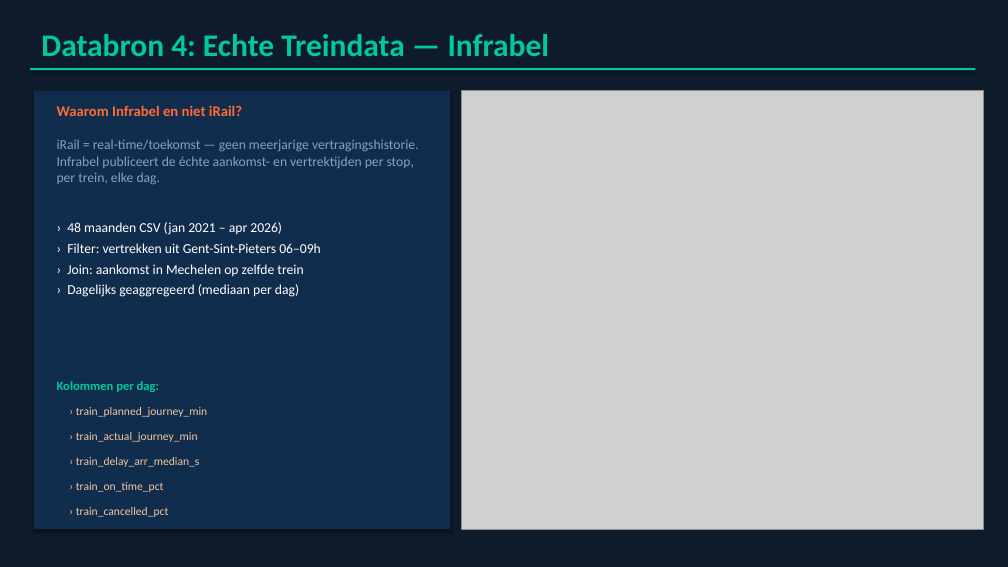
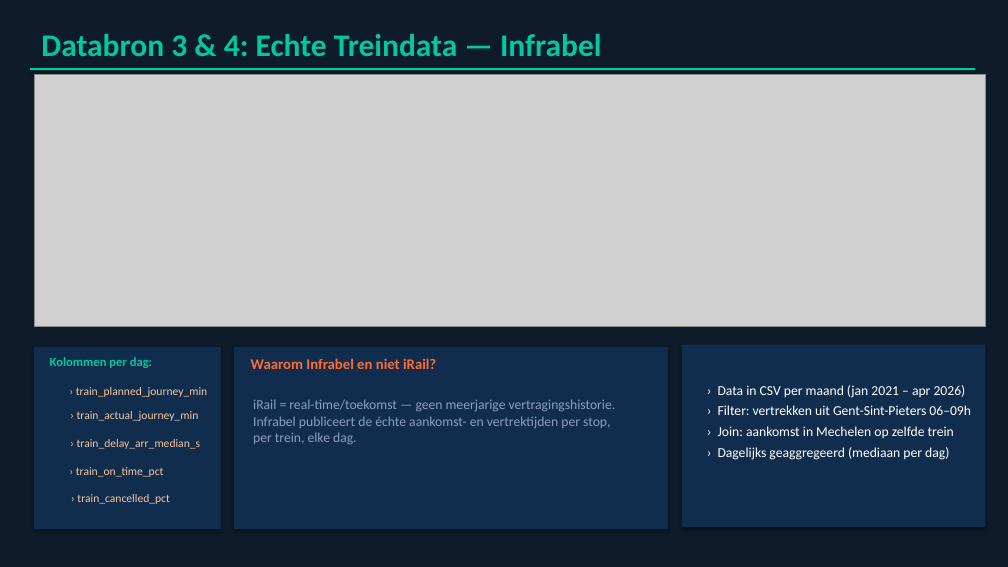
Before and after one commit to MaximeMylle/trafic_forecast_datascience, a slide deck: slide 9 of Gent_Mechelen_Presentatie.pptx (slide 8 before the commit). Drawn at 1008x567 pixels with LibreOffice and Linux fonts; fonts in the diff are those of the drawing; grey boxes stand for pictures. Boxes give left, top, right and bottom in pixels: in the first picture for what was removed or moved away, otherwise in the second. Text is boxed around its words. In the diff, an @@ line names an element or a change of style, - is before the commit and + after.

Commit message:
JDH

```diff
--- a/Gent_Mechelen_Presentatie.pptx
+++ b/Gent_Mechelen_Presentatie.pptx
@@ text at (41,34,602,56): text changed @@
-Databron 4: Echte Treindata — Infrabel
+Databron 3 & 4: Echte Treindata — Infrabel
@@ picture added at (34,74,985,326) @@
@@ picture removed at (461,91,983,529) @@
@@ rectangle: place and size @@
-rectangle at (34,91,450,529)
+rectangle at (34,347,221,529)
@@ text "Kolommen per dag:": place and size @@
-text "Kolommen per dag:" at (57,381,159,392)
+text "Kolommen per dag:" at (50,357,152,368)
@@ rectangle added at (234,347,668,529), fill #112D4E @@
@@ text "Waarom Infrabel en niet iRail?": place and size @@
-text "Waarom Infrabel en niet iRail?" at (57,105,242,116)
+text "Waarom Infrabel en niet iRail?" at (251,358,436,369)
@@ rectangle added at (682,345,985,527), fill #112D4E @@
@@ text "› Data in CSV per ...": place and size @@
-text "› Data in CSV per ..." at (67,222,321,297)
+text "› Data in CSV per ..." at (718,385,971,460)
@@ text at (718,385,966,398): text changed @@
-› 48 maanden CSV (jan 2021 – apr 2026)
+› Data in CSV per maand (jan 2021 – apr 2026)
@@ 3 texts: place and size @@
-3 texts at (76,407,207,467)
+3 texts at (76,387,207,449)
@@ text "iRail = real-time/toekomst — geen ...": place and size @@
-text "iRail = real-time/toekomst — geen ..." at (57,139,419,184)
+text "iRail = real-time/toekomst — geen ..." at (253,399,616,444)
@@ text "› train_on_time_pct": place and size @@
-text "› train_on_time_pct" at (76,482,164,492)
+text "› train_on_time_pct" at (76,467,164,477)
@@ text "› train_cancelled_pct": place and size @@
-text "› train_cancelled_pct" at (76,507,169,517)
+text "› train_cancelled_pct" at (77,494,170,504)
```
Also in this commit, not shown: 10 other slides changed, 3 slides added, 5 slides removed.
